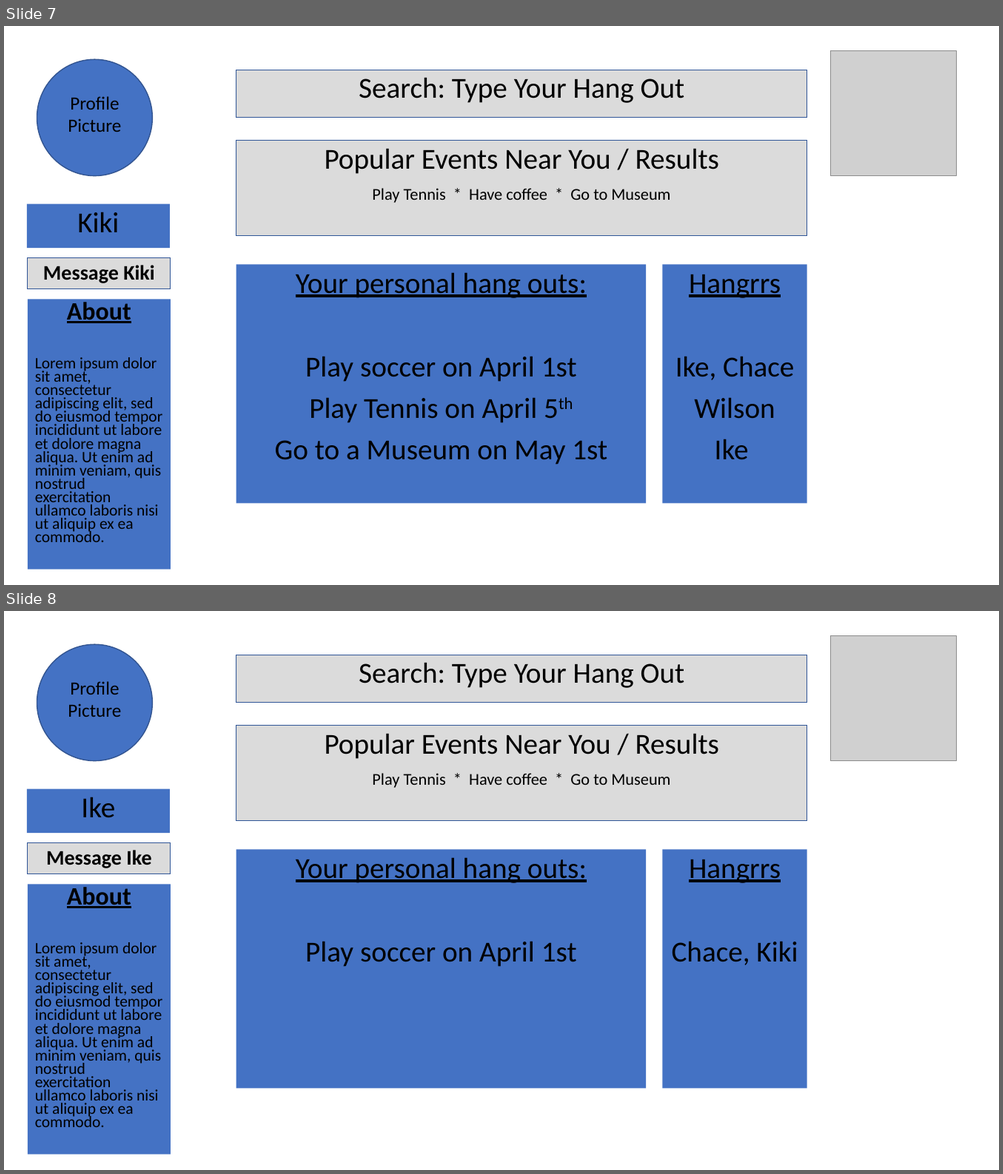
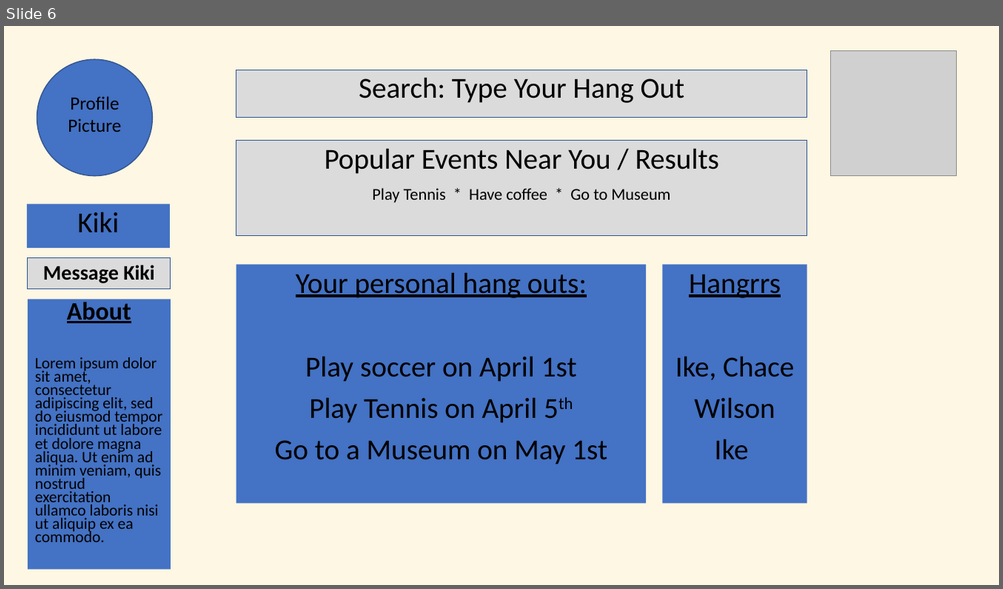
Before and after one commit to wcalil/project-2, a slide deck: hangrr.pptx. Shown one above the other, each under a label of ours: slides 7 and 8 before the commit, slide 6 after it. The pictures are 1003x1174 and 1003x589 pixels, drawn with LibreOffice and Linux fonts; fonts in the diff are those of the drawing; grey boxes stand for pictures. Boxes give left, top, right and bottom in pixels: in the first picture for what was removed or moved away, otherwise in the second. Text is boxed around its words. In the diff, an @@ line names an element or a change of style, - is before the commit and + after.

```diff
--- a/hangrr.pptx
+++ b/hangrr.pptx
@@ slide 8 removed at [4, 611, 999, 1170], background #FFFFFF @@
@@ ellipse removed at [37, 644, 153, 761] @@
@@ text removed at [236, 655, 807, 703] @@
-Search: Type Your Hang Out
@@ picture removed at [831, 635, 956, 761] @@
@@ text removed at [68, 681, 121, 717] @@
-Profile Picture
@@ rectangle removed at [236, 725, 807, 820] @@
-Popular Events Near You / Results
-Play Tennis * Have coffee * Go to Museum
@@ rectangle removed at [27, 789, 170, 833] @@
-Ike
@@ rectangle removed at [28, 843, 171, 874] @@
-Message Ike
@@ rectangle removed at [236, 850, 646, 1088] @@
-Your personal hang outs:
-Play soccer on April 1st
@@ rectangle removed at [662, 850, 807, 1088] @@
-Hangrrs
-Chace, Kiki
@@ rectangle removed at [28, 884, 171, 1154] @@
-About
-Lorem ipsum dolor sit amet, consectetur adipiscing elit, sed do eiusmod tempor incididunt ut labore et dolore magna aliqua. Ut enim ad minim veniam, quis nostrud exercitation ullamco laboris nisi ut aliquip ex ea commodo.
@@ what was slide 7 is now slide 6 @@
@@ slide 6 changed as well @@
@@ background #FFFFFF to #FDF7E3 @@
```
Also in this commit, not shown: 4 other slides changed, 1 slide added, 2 other slides removed, 2 other files.
